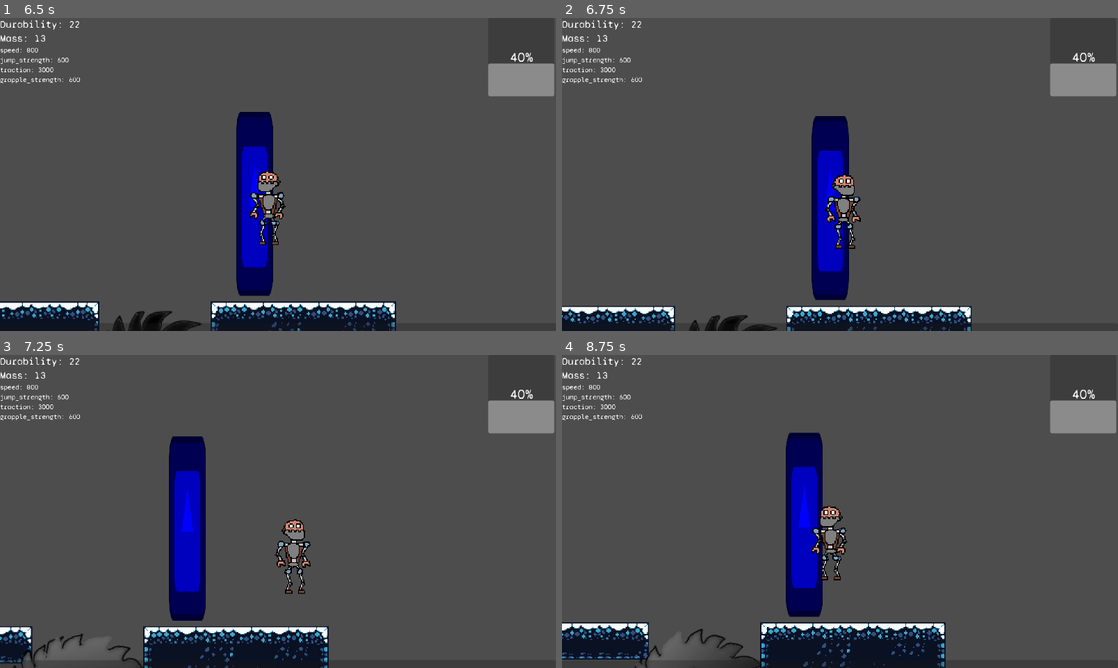
Above: before the commit, frames 1-4 (two rows, left to right).
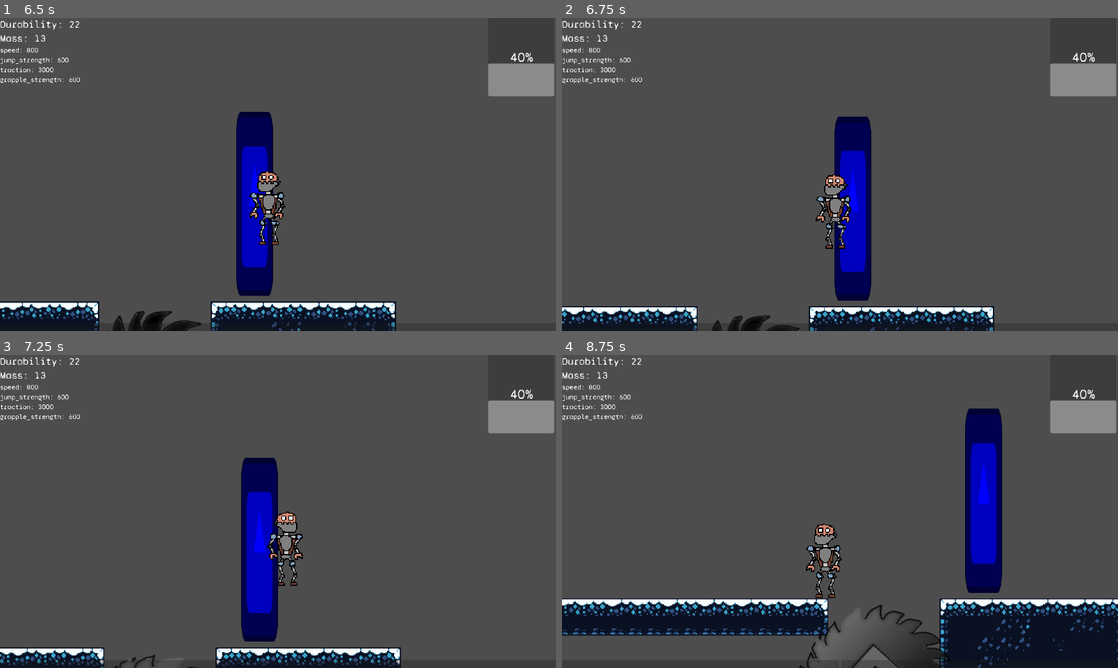
Above: after the commit, the same moments.

Repository: T4R1N/BuiltToScale
Game: Godot game, scene res://Scenes/Main.tscn
The game is run twice, just before and just after one commit, with the same random seed, the same clock (stepped at 60 frames per second) and the same inputs. The engine's default icon, where the game draws it, is replaced by a stand-in: a white triangle on a blue panel in a dark square.
Inputs:
- Up to frame 1 (6.5 s): click "Start" at 0.5 s; click "Start" at 1.25 s; hold Shift (Grab) 2.03-2.78 s; hold D (Right) 2.03-3.53 s; tap Space (Jump) at 2.27, 2.3, 2.57, 2.85, 3.02, 3.32, 3.8, 4.52, 4.82, 6.02, 6.32 s; tap Shift (Grab) at 3.05, 4.35, 5.85 s; hold A (Left) 3.53-4.28 s; hold Shift (Grab) 3.53-4.28 s; hold D (Right) 4.28-5.78 s; hold Space (Jump) 5.03-5.78 s; hold A (Left) from 5.78 s (still down)
- Up to frame 2 (6.75 s): release A (Left) at 6.53 s; hold D (Right) from 6.53 s (still down); hold Shift (Grab) from 6.53 s (still down)
- Up to frame 3 (7.25 s): keep holding D (Right); keep holding Shift (Grab); tap Space (Jump) at 6.8 s
- Up to frame 4 (8.75 s): release D (Right) at 7.28 s; release Shift (Grab) at 7.28 s; hold A (Left) from 7.28 s (still down); tap Space (Jump) at 7.35, 7.52, 7.82, 8.27, 8.3, 8.57 s; tap Shift (Grab) at 7.55 s; hold Shift (Grab) from 8.03 s (still down)

Frame 1 is identical in both runs. In frame 2, 8.7% of the frame differs, in the area x 0-78%, y 31-100%; in frame 3, 15%; in frame 4, 26%, in the area x 0-100%, y 17-100%.

Commit message:
climb basic

Diff:
--- a/Scripts/Player.gd
+++ b/Scripts/Player.gd
@@ -95,54 +95,59 @@
 	ingame_ui.set_health_bar((hp / max_hp) * 100.0)
 
 func _physics_process(delta):
-	var direction = Input.get_axis("Left", "Right")
-
-	# Gravity
-	if !is_on_floor():
-		#if Input.is_action_pressed("Jump") and velocity.y < 0:
-			#gravity = 1200
-		#else:
-			#gravity = 1600
-		velocity.y += gravity * delta
-		time_since_grounded += delta
-	else:
-		additional_jumps = num_jumps # resets to max jump value
-		time_since_grounded = 0
-
 	# Climbing
 	if canClimb and Input.is_action_pressed("Grab"):
-		if !isClimbing:
-			velocity = Vector2.ZERO
+		#if !isClimbing:
+			#velocity = Vector2.ZERO
 		isClimbing = true
 	else:
 		isClimbing = false
 
 	if isClimbing:
 		gravity = 0
+
+		var climbDir = Vector2(Input.get_axis("Left", "Right"), Input.get_axis("Jump", "Down")).normalized()
+		velocity = velocity.move_toward(maxSpeed / 2.0 * climbDir, acceleration * delta)
 	else:
 		gravity = 1600
 
-	# Handle jump input allowing for jump buffering.
-	if Input.is_action_just_pressed("Jump"):
-		time_since_jump = 0
-	else:
-		time_since_jump += delta
+		# BEGIN REGULAR PLATFORM CODE
+		var direction = Input.get_axis("Left", "Right")
 
-	if time_since_jump < 0.25 and time_since_grounded < 0.15:
-		velocity.y = JUMP_VELOCITY
-	elif time_since_jump == 0 and additional_jumps > 0:
-		additional_jumps -= 1
-		velocity.y = JUMP_VELOCITY
+		# Gravity
+		if !is_on_floor():
+			#if Input.is_action_pressed("Jump") and velocity.y < 0:
+				#gravity = 1200
+			#else:
+				#gravity = 1600
+			velocity.y += gravity * delta
+			time_since_grounded += delta
+		else:
+			additional_jumps = num_jumps # resets to max jump value
+			time_since_grounded = 0
 
-		# Jump cancel
-	if cancel_jump and velocity.y < 0 and !Input.is_action_pressed("Jump"): # Does not execute if falling; only activates if cancelling a jump
-		velocity.y -= JUMP_VELOCITY * 4 * delta
 
-	# Acceleration and deceleration
-	if is_on_floor():
-		velocity.x = move_toward(velocity.x, maxSpeed * direction, acceleration * delta)
-	elif can_move_in_air && direction: # the && direction exists so you don't decelerate when not holding keys
-		velocity.x = move_toward(velocity.x, maxSpeed * direction, acceleration / 2 * delta)
+		# Handle jump input allowing for jump buffering.
+		if Input.is_action_just_pressed("Jump"):
+			time_since_jump = 0
+		else:
+			time_since_jump += delta
+
+		if time_since_jump < 0.25 and time_since_grounded < 0.15:
+			velocity.y = JUMP_VELOCITY
+		elif time_since_jump == 0 and additional_jumps > 0:
+			additional_jumps -= 1
+			velocity.y = JUMP_VELOCITY
+
+			# Jump cancel
+		if cancel_jump and velocity.y < 0 and !Input.is_action_pressed("Jump"): # Does not execute if falling; only activates if cancelling a jump
+			velocity.y -= JUMP_VELOCITY * 4 * delta
+
+		# Acceleration and deceleration
+		if is_on_floor():
+			velocity.x = move_toward(velocity.x, maxSpeed * direction, acceleration * delta)
+		elif can_move_in_air && direction: # the && direction exists so you don't decelerate when not holding keys
+			velocity.x = move_toward(velocity.x, maxSpeed * direction, acceleration / 2 * delta)
 
 	flip_all_sprites()
 
--- a/project.godot
+++ b/project.godot
@@ -44,6 +44,12 @@
 , Object(InputEventKey,"resource_local_to_scene":false,"resource_name":"","device":-1,"window_id":0,"alt_pressed":false,"shift_pressed":false,"ctrl_pressed":false,"meta_pressed":false,"pressed":false,"keycode":0,"physical_keycode":4194320,"key_label":0,"unicode":0,"echo":false,"script":null)
 ]
 }
+Down={
+"deadzone": 0.5,
+"events": [Object(InputEventKey,"resource_local_to_scene":false,"resource_name":"","device":-1,"window_id":0,"alt_pressed":false,"shift_pressed":false,"ctrl_pressed":false,"meta_pressed":false,"pressed":false,"keycode":0,"physical_keycode":83,"key_label":0,"unicode":115,"echo":false,"script":null)
+, Object(InputEventKey,"resource_local_to_scene":false,"resource_name":"","device":-1,"window_id":0,"alt_pressed":false,"shift_pressed":false,"ctrl_pressed":false,"meta_pressed":false,"pressed":false,"keycode":0,"physical_keycode":4194322,"key_label":0,"unicode":0,"echo":false,"script":null)
+]
+}
 Grab={
 "deadzone": 0.5,
 "events": [Object(InputEventKey,"resource_local_to_scene":false,"resource_name":"","device":-1,"window_id":0,"alt_press …(182 unchanged characters)…
